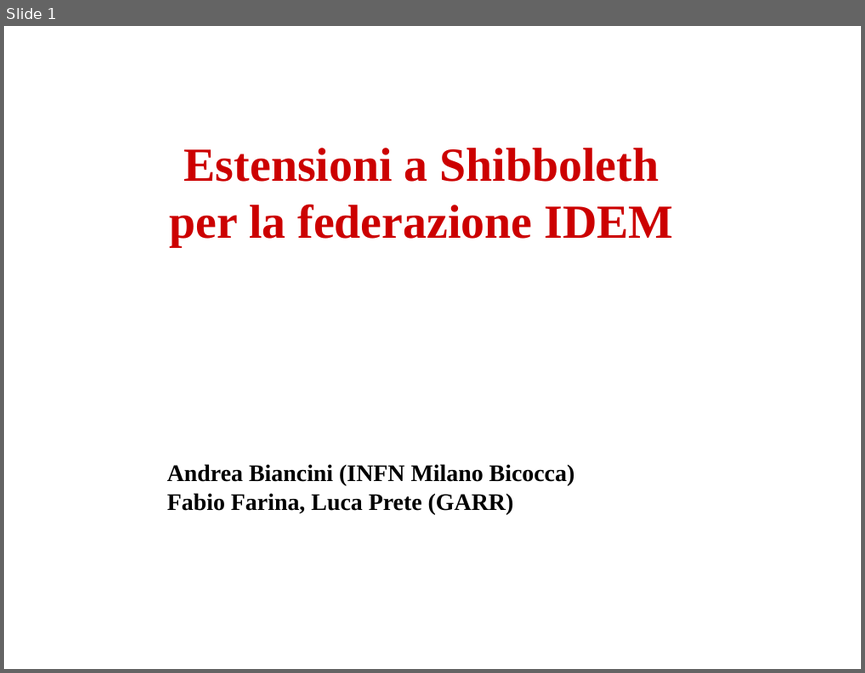
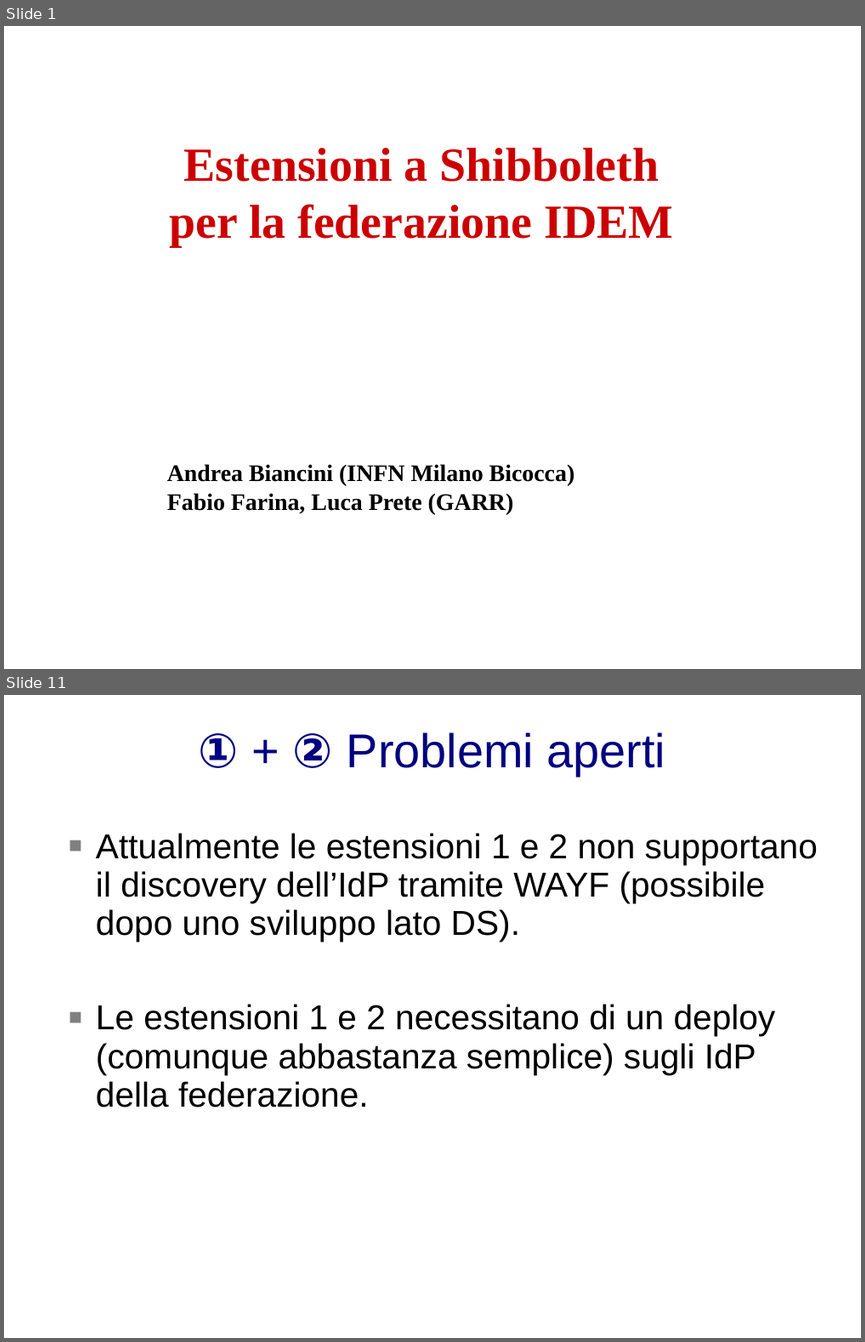
Before and after one commit to biancini/Shibboleth-Authentication, a slide deck: ShibbolethExtensions.pptx. Shown one above the other, each under a label of ours: slide 1 before the commit, slides 1 and 11 after it; the slides between them are not shown. The pictures are 865x673 and 865x1342 pixels, drawn with LibreOffice and Linux fonts; fonts in the diff are those of the drawing; background and template pictures are left out. Boxes give left, top, right and bottom in pixels: in the first picture for what was removed or moved away, otherwise in the second. Text is boxed around its words. In the diff, an @@ line names an element or a change of style, - is before the commit and + after.

```diff
--- a/ShibbolethExtensions.pptx
+++ b/ShibbolethExtensions.pptx
@@ slide 11 added at bbox=[4, 695, 861, 1338], background picture (left out) @@
@@ text added at bbox=[199, 732, 666, 775], 44 pt, text #000080 @@
+① + ② Problemi aperti
@@ text added at bbox=[96, 833, 817, 1107], 32 pt, text #000000 @@
+■ Attualmente le estensioni 1 e 2 non supportano il discovery dell’IdP tramite WAYF (possibile dopo uno sviluppo lato DS).
+■ Le estensioni 1 e 2 necessitano di un deploy (comunque abbastanza semplice) sugli IdP della federazione.
```
Also in this commit, not shown: 1 slide changed, 9 other slides added.
